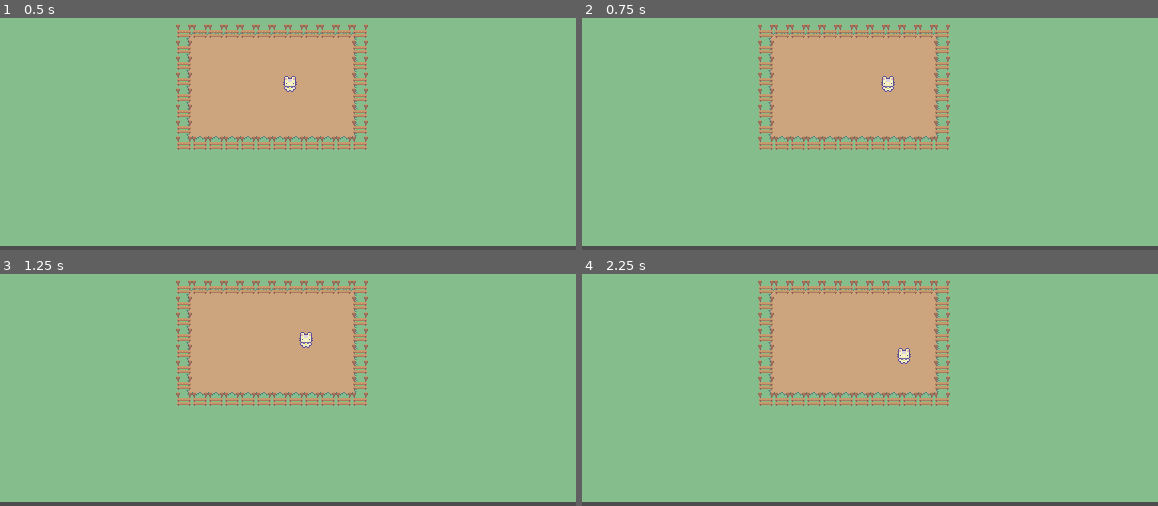
Above: before the commit, frames 1-4 (two rows, left to right).
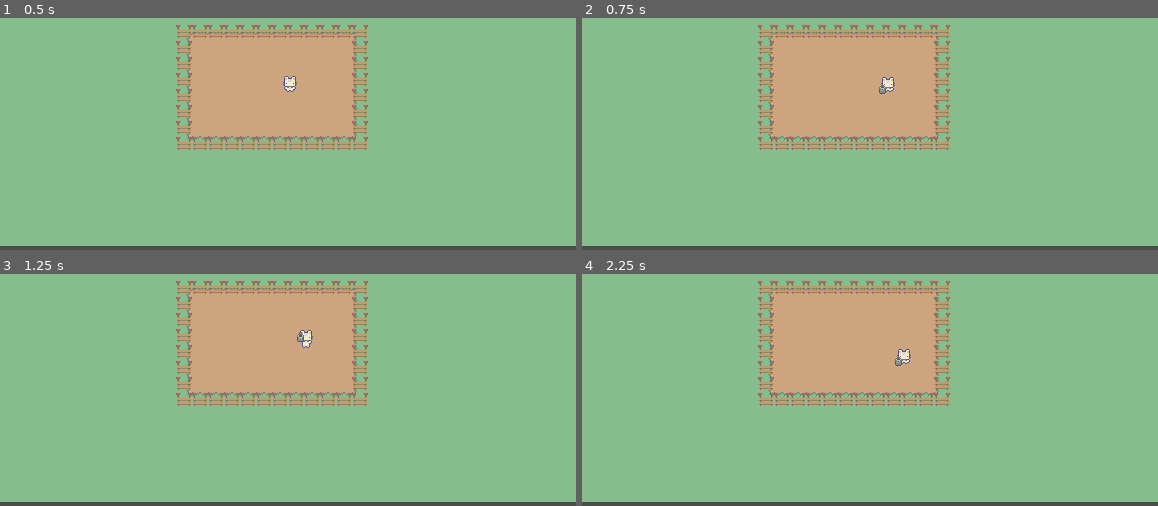
Above: after the commit, the same moments.

Repository: ebrandwein21/tigerhackgame
Game: Godot game, scene res://Stages/world.tscn
Same seed, same stepped clock (60 frames per second), same inputs: the game is played once before the commit and once after it.
Inputs:
- Up to frame 1 (0.5 s): no input
- Up to frame 2 (0.75 s): tap Enter at 0.5 s; hold D (right) from 0.53 s (still down); hold Space (water, bound only after the commit) from 0.53 s (still down)
- Up to frame 3 (1.25 s): keep holding D (right); keep holding Space (water, bound only after the commit)
- Up to frame 4 (2.25 s): release D (right) at 1.28 s; release Space (water, bound only after the commit) at 1.28 s; hold S (down) 1.28-2.03 s; tap Space (water, bound only after the commit) at 1.35, 2 s; hold D (right) from 2.03 s (still down); hold Space (water, bound only after the commit) from 2.03 s (still down)

Frame 1 is identical in both runs. In frame 2, 0.1% of the frame differs, in the area x 51-55%, y 25-33%; in frame 3, 0.1%, in the area x 51-55%, y 24-32%; in frame 4, 0.1%.

Commit message:
Some Player Animations

Diff:
--- a/Entities/Player/player.gd
+++ b/Entities/Player/player.gd
@@ -2,19 +2,25 @@
 
 @export var move_amount:int = 16
 
+
+@onready var animation_player: AnimationPlayer = $AnimationPlayer
+
 # Called when the node enters the scene tree for the first time.
 func _ready() -> void:
-	pass # Replace with function body.
+	animation_player.play("idle")
 
 func _unhandled_input(event: InputEvent) -> void:
 	if (event.is_action_pressed("right")):
 		global_position.x += move_amount
-	if (event.is_action_pressed("left")):
+	elif (event.is_action_pressed("left")):
 		global_position.x += -move_amount
-	if (event.is_action_pressed("up")):
+	elif (event.is_action_pressed("up")):
 		global_position.y += -move_amount
-	if (event.is_action_pressed("down")):
+	elif (event.is_action_pressed("down")):
 		global_position.y += move_amount
+	elif (event.is_action_pressed("water")):
+		animation_player.play("water")
+
 
 # Called every frame. 'delta' is the elapsed time since the previous frame.
 func _process(delta: float) -> void:
--- a/Entities/Player/player.tscn
+++ b/Entities/Player/player.tscn
@@ -1,7 +1,196 @@
-[gd_scene load_steps=4 format=3 uid="uid://cdx6mvv7kijka"]
+[gd_scene load_steps=9 format=3 uid="uid://cdx6mvv7kijka"]
 
 [ext_resource type="Script" path="res://Entities/Player/player.gd" id="1_bhh11"]
+[ext_resource type="Texture2D" uid="uid://cmshy8ph1qtbc" path="res://Assets/Sprout Lands - Sprites - Basic pack/Characters/Basic Charakter Actions.png" id="1_m7r5d"]
 [ext_resource type="Texture2D" uid="uid://c1n72iqqi7ir2" path="res://Assets/Sprout Lands - Sprites - Basic pack/Characters/Basic Charakter Spritesheet.png" id="1_ptnwx"]
+
+[sub_resource type="Animation" id="Animation_berhw"]
+length = 0.001
+tracks/0/type = "value"
+tracks/0/imported = false
+tracks/0/enabled = true
+tracks/0/path = NodePath(".:texture")
+tracks/0/interp = 1
+tracks/0/loop_wrap = true
+tracks/0/keys = {
+"times": PackedFloat32Array(0),
+"transitions": PackedFloat32Array(1),
+"update": 1,
+"values": [ExtResource("1_ptnwx")]
+}
+tracks/1/type = "value"
+tracks/1/imported = false
+tracks/1/enabled = true
+tracks/1/path = NodePath(".:hframes")
+tracks/1/interp = 1
+tracks/1/loop_wrap = true
+tracks/1/keys = {
+"times": PackedFloat32Array(0),
+"transitions": PackedFloat32Array(1),
+"update": 1,
+"values": [4]
+}
+tracks/2/type = "value"
+tracks/2/imported = false
+tracks/2/enabled = true
+tracks/2/path = NodePath(".:vframes")
+tracks/2/interp = 1
+tracks/2/loop_wrap = true
+tracks/2/keys = {
+"times": PackedFloat32Array(0),
+"transitions": PackedFloat32Array(1),
+"update": 1,
+"values": [4]
+}
+tracks/3/type = "value"
+tracks/3/imported = false
+tracks/3/enabled = true
+tracks/3/path = NodePath(".:frame")
+tracks/3/interp = 1
+tracks/3/loop_wrap = true
+tracks/3/keys = {
+"times": PackedFloat32Array(0),
+"transitions": PackedFloat32Array(1),
+"update": 1,
+"values": [0]
+}
+tracks/4/type = "value"
+tracks/4/imported = false
+tracks/4/enabled = true
+tracks/4/path = NodePath("../AnimationPlayer:current_animation")
+tracks/4/interp = 1
+tracks/4/loop_wrap = true
+tracks/4/keys = {
+"times": PackedFloat32Array(0),
+"transitions": PackedFloat32Array(1),
+"update": 1,
+"values": [""]
+}
+
+[sub_resource type="Animation" id="Animation_n80uu"]
+resource_name = "idle"
+loop_mode = 1
+step = 0.5
+tracks/0/type = "value"
+tracks/0/imported = false
+tracks/0/enabled = true
+tracks/0/path = NodePath(".:texture")
+tracks/0/interp = 1
+tracks/0/loop_wrap = true
+tracks/0/keys = {
+"times": PackedFloat32Array(0),
+"transitions": PackedFloat32Array(1),
+"update": 1,
+"values": [ExtResource("1_ptnwx")]
+}
+tracks/1/type = "value"
+tracks/1/imported = false
+tracks/1/enabled = true
+tracks/1/path = NodePath(".:hframes")
+tracks/1/interp = 1
+tracks/1/loop_wrap = true
+tracks/1/keys = {
+"times": PackedFloat32Array(0),
+"transitions": PackedFloat32Array(1),
+"update": 1,
+"values": [4]
+}
+tracks/2/type = "value"
+tracks/2/imported = false
+tracks/2/enabled = true
+tracks/2/path = NodePath(".:vframes")
+tracks/2/interp = 1
+tracks/2/loop_wrap = true
+tracks/2/keys = {
+"times": PackedFloat32Array(0),
+"transitions": PackedFloat32Array(1),
+"update": 1,
+"values": [4]
+}
+tracks/3/type = "value"
+tracks/3/imported = false
+tracks/3/enabled = true
+tracks/3/path = NodePath(".:frame")
+tracks/3/interp = 1
+tracks/3/loop_wrap = true
+tracks/3/keys = {
+"times": PackedFloat32Array(0, 0.5),
+"transitions": PackedFloat32Array(1, 1),
+"update": 1,
+"values": [0, 1]
+}
+
+[sub_resource type="Animation" id="Animation_e6pwn"]
+resource_name = "water"
+loop_mode = 1
+step = 0.5
+tracks/0/type = "value"
+tracks/0/imported = false
+tracks/0/enabled = true
+tracks/0/path = NodePath(".:texture")
+tracks/0/interp = 1
+tracks/0/loop_wrap = true
+tracks/0/keys = {
+"times": PackedFloat32Array(0),
+"transitions": PackedFloat32Array(1),
+"update": 1,
+"values": [ExtResource("1_m7r5d")]
+}
+tracks/1/type = "value"
+tracks/1/imported = false
+tracks/1/enabled = true
+tracks/1/path = NodePath(".:hframes")
+tracks/1/interp = 1
+tracks/1/loop_wrap = true
+tracks/1/keys = {
+"times": PackedFloat32Array(0),
+"transitions": PackedFloat32Array(1),
+"update": 1,
+"values": [2]
+}
+tracks/2/type = "value"
+tracks/2/imported = false
+tracks/2/enabled = true
+tracks/2/path = NodePath(".:vframes")
+tracks/2/interp = 1
+tracks/2/loop_wrap = true
+tracks/2/keys = {
+"times": PackedFloat32Array(0),
+"transitions": PackedFloat32Array(1),
+"update": 1,
+"values": [12]
+}
+tracks/3/type = "value"
+tracks/3/imported = false
+tracks/3/enabled = true
+tracks/3/path = NodePath(".:frame")
+tracks/3/interp = 1
+tracks/3/loop_wrap = true
+tracks/3/keys = {
+"times": PackedFloat32Array(0, 0.5),
+"transitions": PackedFloat32Array(1, 1),
+"update": 1,
+"values": [16, 17]
+}
+tracks/4/type = "value"
+tracks/4/imported = false
+tracks/4/enabled = true
+tracks/4/path = NodePath("../AnimationPlayer:current_animation")
+tracks/4/interp = 1
+tracks/4/loop_wrap = true
+tracks/4/keys = {
+"times": PackedFloat32Array(1),
+"transitions": PackedFloat32Array(1),
+"update": 1,
+"values": [&"idle"]
+}
+
+[sub_resource type="AnimationLibrary" id="AnimationLibrary_s01j8"]
+_data = {
+"RESET": SubResource("Animation_berhw"),
+"idle": SubResource("Animation_n80uu"),
+"water": SubResource("Animation_e6pwn")
+}
 
 [sub_resource type="CapsuleShape2D" id="CapsuleShape2D_gmpm2"]
 radius = 6.0
@@ -17,6 +206,9 @@
 
 [node name="AnimationPlayer" type="AnimationPlayer" parent="."]
 root_node = NodePath("../Sprite2D")
+libraries = {
+"": SubResource("AnimationLibrary_s01j8")
+}
 
 [node name="HitBox" type="CollisionShape2D" parent="."]
 shape = SubResource("CapsuleShape2D_gmpm2")
--- a/project.godot
+++ b/project.godot
@@ -51,6 +51,11 @@
 , Object(InputEventKey,"resource_local_to_scene":false,"resource_name":"","device":-1,"window_id":0,"alt_pressed":false …(186 unchanged characters)…
 ]
 }
+water={
+"deadzone": 0.5,
+"events": [Object(InputEventKey,"resource_local_to_scene":false,"resource_name":"","device":-1,"window_id":0,"alt_pressed":false,"shift_pressed":false,"ctrl_pressed":false,"meta_pressed":false,"pressed":false,"keycode":0,"physical_keycode":32,"key_label":0,"unicode":32,"location":0,"echo":false,"script":null)
+]
+}
 
 [rendering]
 
